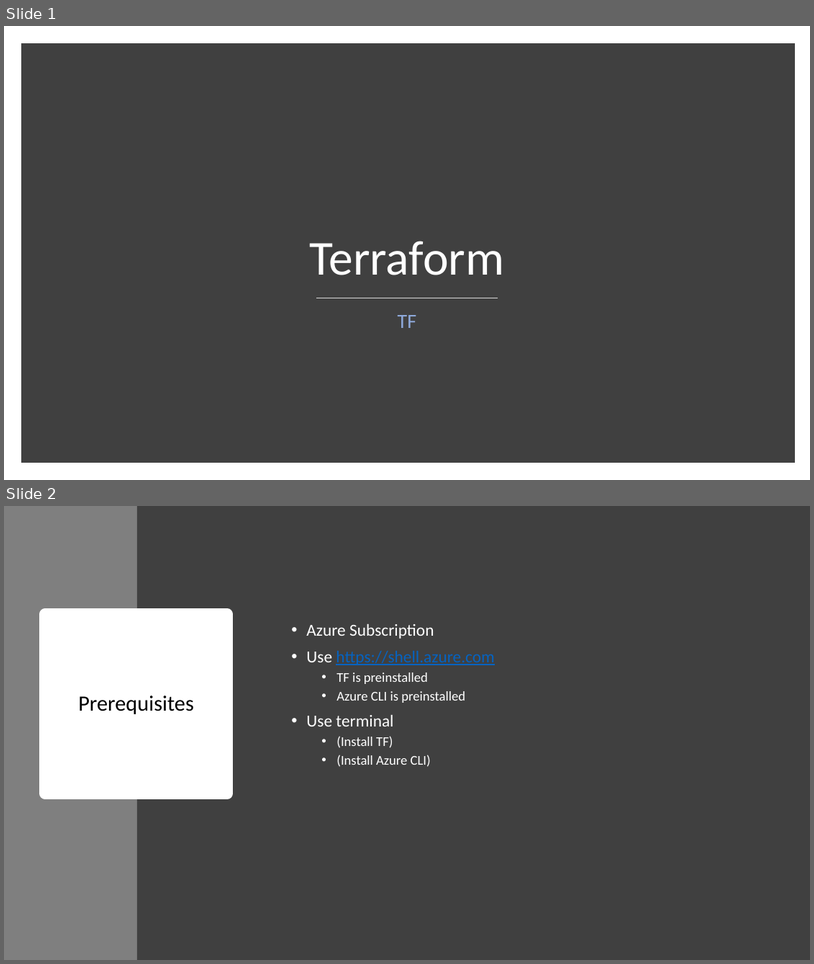
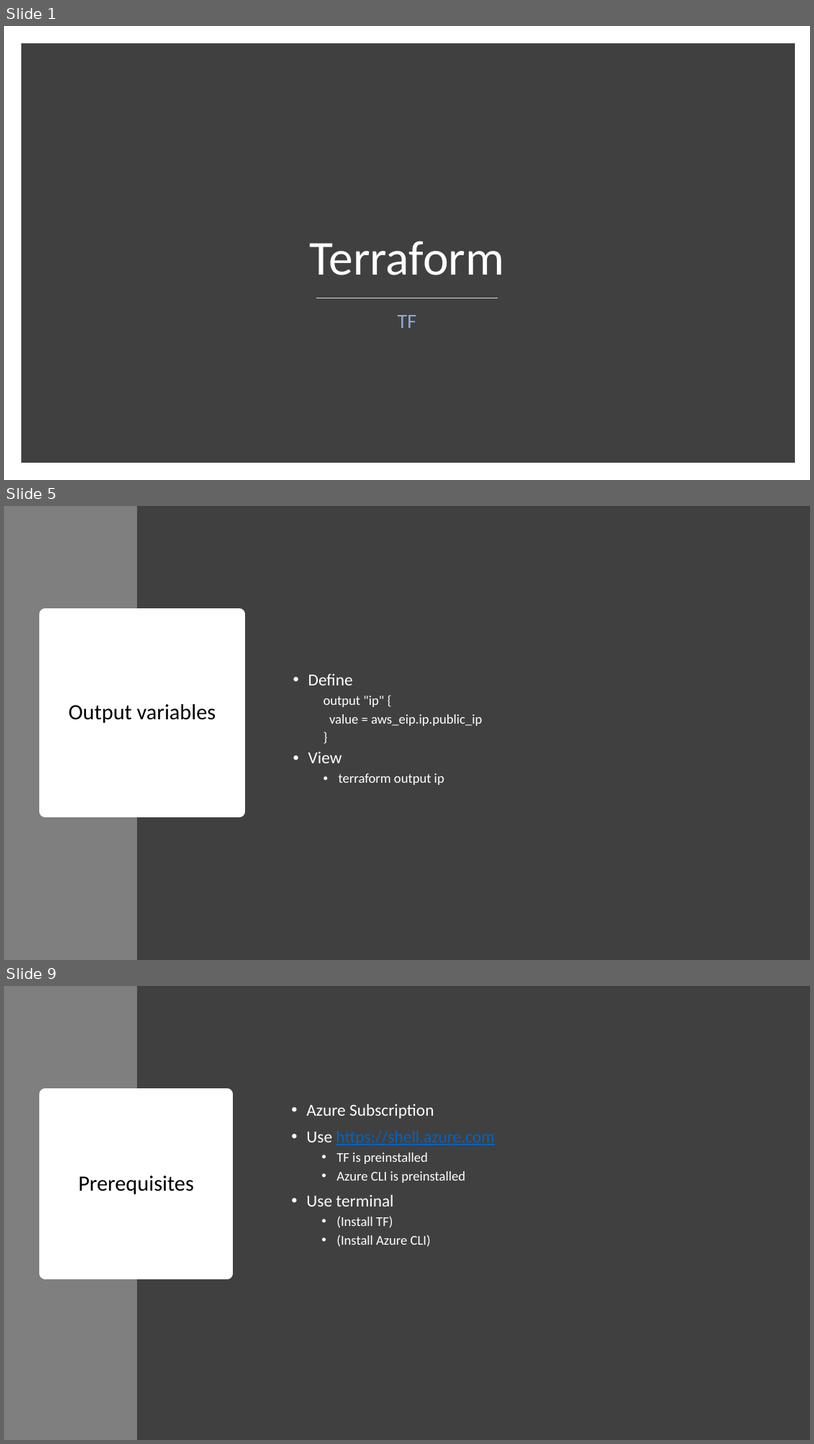
Before and after one commit to sujithq/mini-workshop-tf, a slide deck: Presentation.pptx. Shown one above the other, each under a label of ours: slides 1 and 2 before the commit, slides 1, 5 and 9 after it; the slides between them are not shown. The pictures are 814x964 and 814x1444 pixels, drawn with LibreOffice and Linux fonts; fonts in the diff are those of the drawing. Boxes give left, top, right and bottom in pixels: in the first picture for what was removed or moved away, otherwise in the second. Text is boxed around its words. In the diff, an @@ line names an element or a change of style, - is before the commit and + after.

```diff
--- a/Presentation.pptx
+++ b/Presentation.pptx
@@ slide 5 added at bbox=[4, 506, 810, 960], background #FFFFFF @@
@@ rectangle added at bbox=[4, 506, 137, 960], fill #7F7F7F @@
@@ rectangle added at bbox=[137, 506, 810, 960], fill #404040 @@
@@ title added at bbox=[45, 614, 239, 811], fill #FFFFFF, outline #FFFFFF 13.75 pt, 26 pt, text #000000 @@
+Output variables
@@ text added at bbox=[309, 674, 482, 785], 16 pt, text #FFFFFF @@
+  • Define
+    output "ip" {
+    value = aws_eip.ip.public_ip
+    }
+  • View
+    • terraform output ip
@@ what was slide 2 is now slide 9 @@
```
Also in this commit, not shown: 1 slide changed, 10 other slides added, 1 slide removed, 1 other file.
